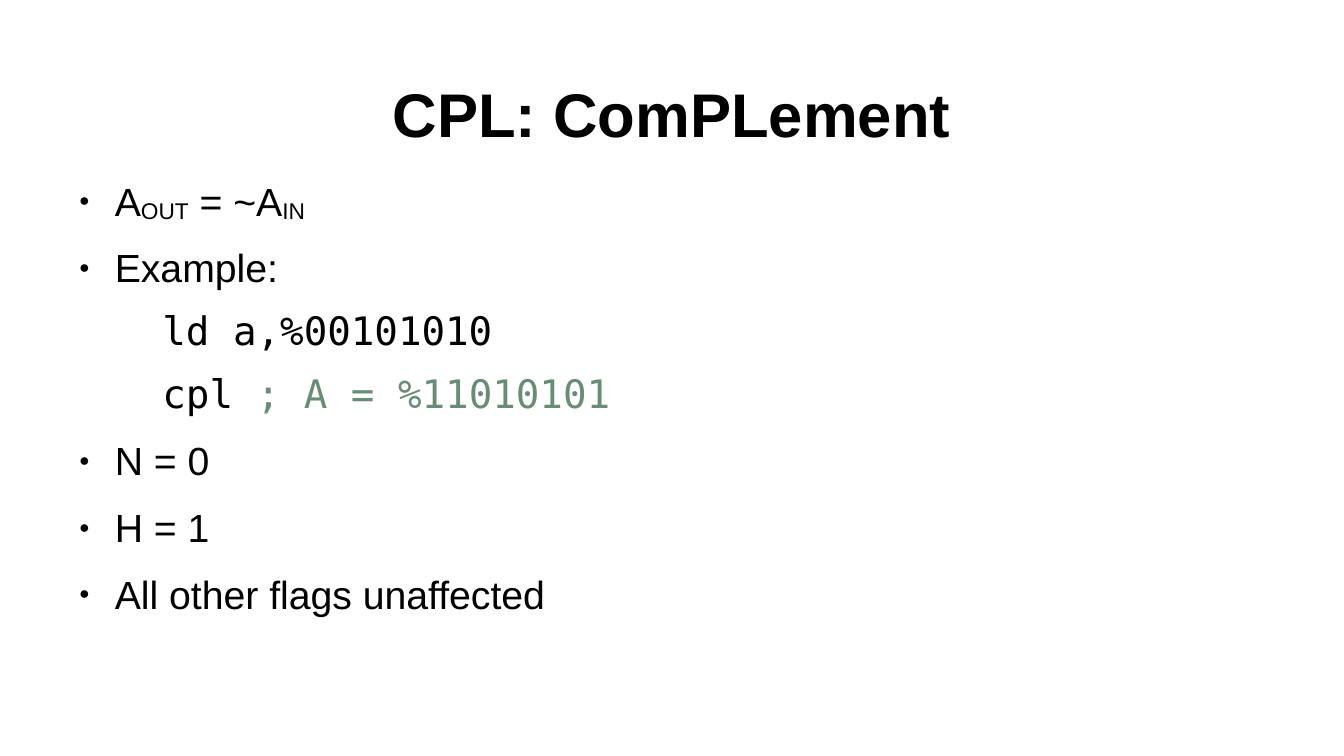
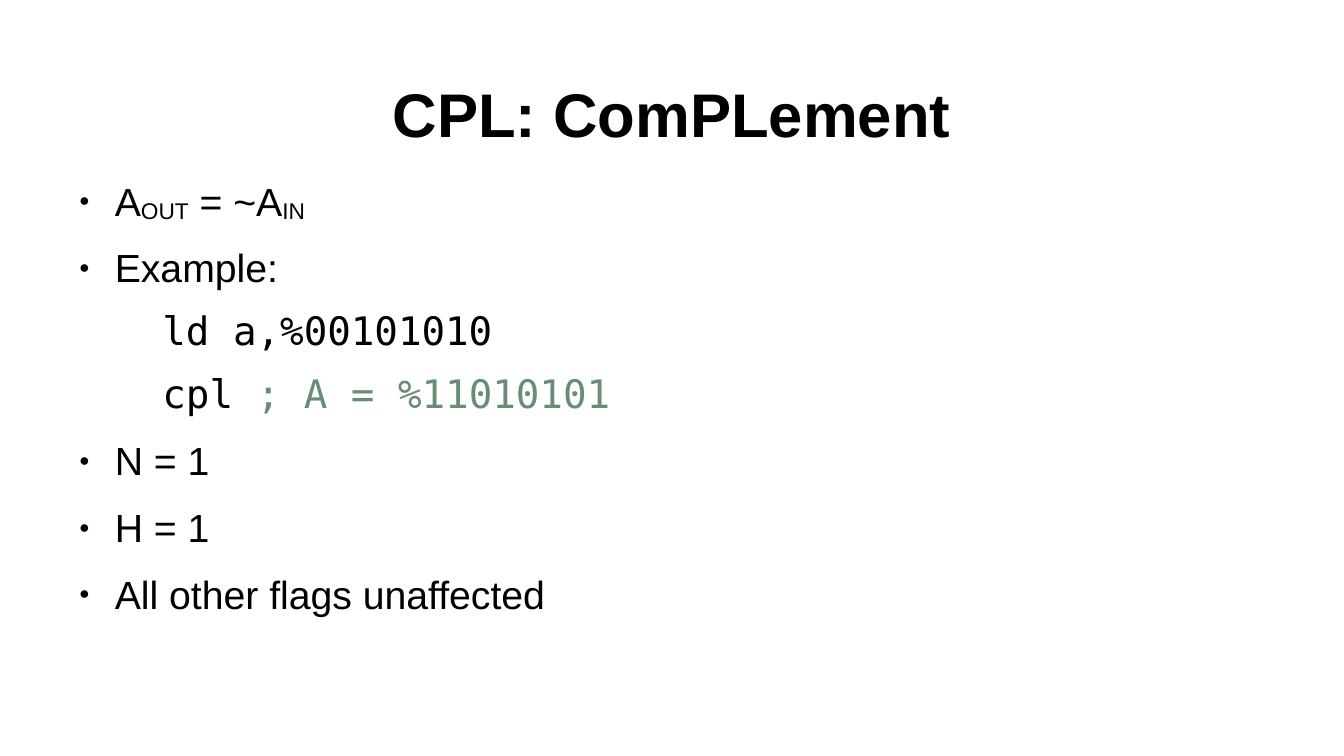
Before and after one commit to SlithyMatt/zxs-assembly-tutorial, a slide deck: slide 4 of Lesson7/Lesson7.odp. Drawn at 1344x756 pixels with LibreOffice and Linux fonts; fonts in the diff are those of the drawing. Boxes give left, top, right and bottom in pixels: in the first picture for what was removed or moved away, otherwise in the second. Text is boxed around its words. In the diff, an @@ line names an element or a change of style, - is before the commit and + after.

```diff
--- a/Lesson7/Lesson7.odp
+++ b/Lesson7/Lesson7.odp
@@ text at bbox=[115, 448, 210, 475]: text changed @@
-● N = 0
+● N = 1
```
Also in this commit, not shown: 3 other slides changed.
